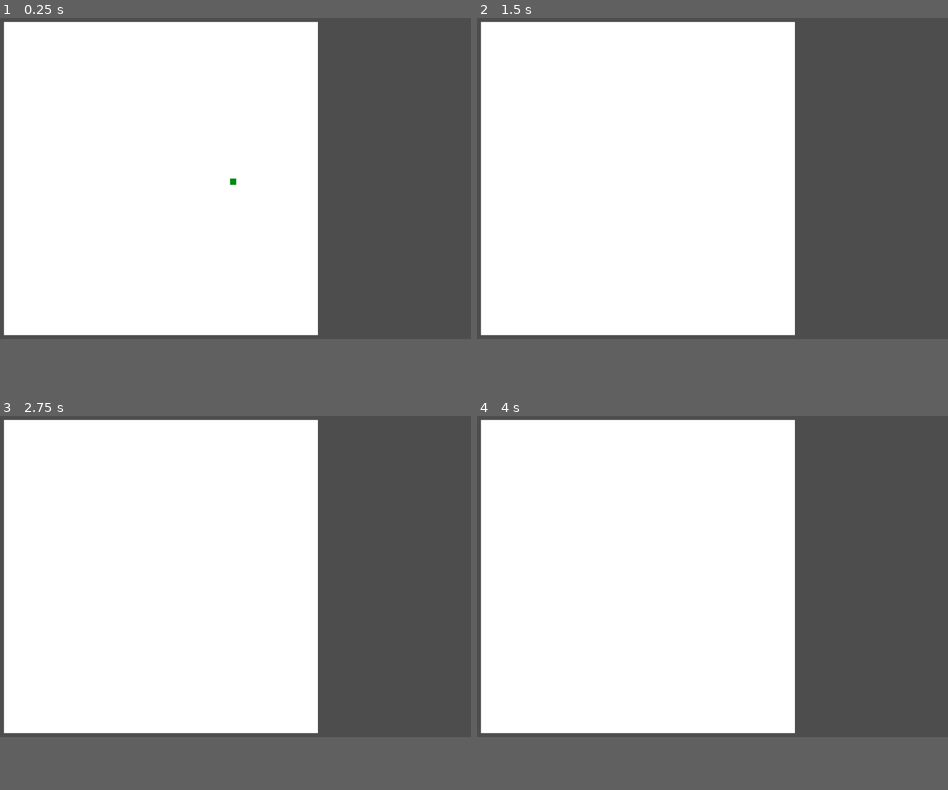
Above: before the commit, frames 1-4 (two rows, left to right).
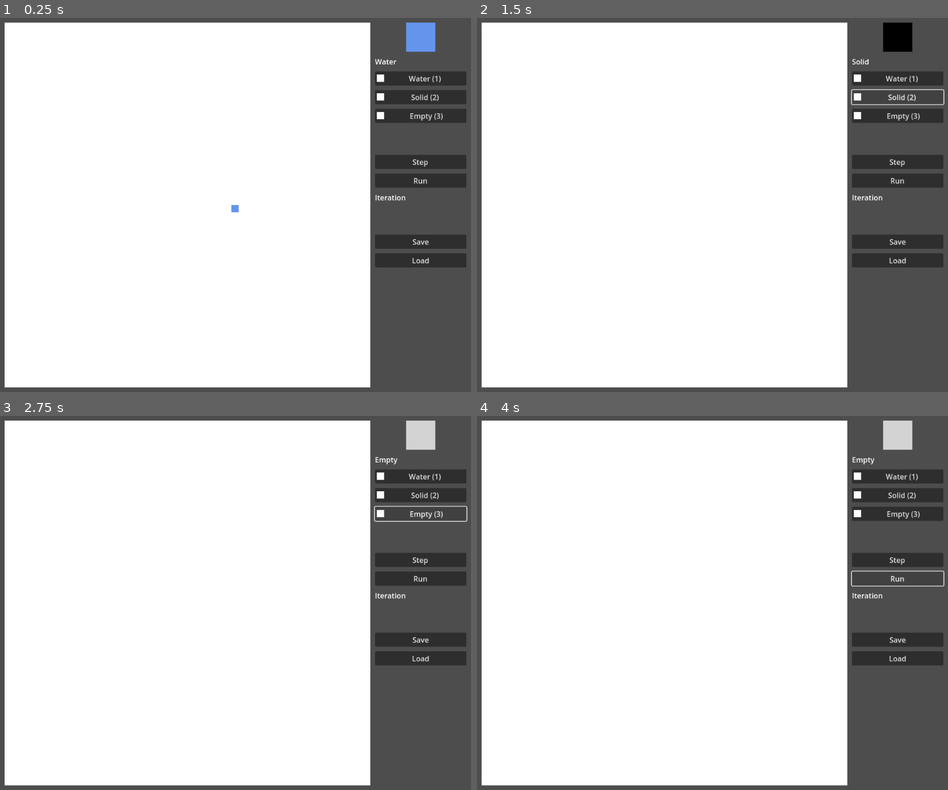
Above: after the commit, the same moments.

Repository: lycilph/GodotCreeper
Game: Godot game, scene res://FluidSimulation/fluid_simulation_node.tscn
The game is run twice, just before and just after one commit, with the same random seed, the same clock (stepped at 60 frames per second) and the same inputs.
Inputs (mouse positions are in pixels of both pictures, inside the frame that each line leads up to):
- Up to frame 1 (0.25 s): no input
- Up to frame 2 (1.5 s): click (896, 70) at 0.5 s, where only the run after the commit has a clickable "Water (1)"; click (896, 85) at 1.25 s, where only the run after the commit has a clickable "Solid (2)"
- Up to frame 3 (2.75 s): click (419, 498) at 2 s, where only the run after the commit has a clickable "Empty (3)"
- Up to frame 4 (4 s): click (896, 539) at 2.75 s, where only the run after the commit has a clickable "Step"; click (896, 554) at 3.5 s, where only the run after the commit has a clickable "Run"
The window is 800x546 before the commit and 800x636 after it. Grey fills any space a smaller window leaves; there, only what the larger window draws over its background counts as a difference.

The runs differ from the first frame. In frame 1, 20% of the frame differs, in the area x 0-100%, y 0-100%; in frame 2, 20%; in frame 3, 20%; in frame 4, 20%.

Commit message:
Adding frames

Diff:
--- a/TestProject/FluidSimulation/Grid.gd
+++ b/TestProject/FluidSimulation/Grid.gd
@@ -13,5 +13,5 @@
 		cells[i] = Cell.new()
 
 
-func set_cell(x : int, y : int):
-	cells[y*width+x].type = Cell.TYPE.SOLID
+func get_cell(x : int, y : int):
+	return cells[y*width+x]
--- /dev/null
+++ b/TestProject/FluidSimulation/Selection.gd
@@ -0,0 +1,57 @@
+class_name SelectionSprite2D extends Sprite2D
+
+enum {WATER, SOLID, EMPTY}
+
+@export var renderer : CellRenderer
+@export var block : ColorRect
+@export var label : Label
+
+var type = WATER
+
+
+func _ready():
+	type = WATER
+	update()
+
+
+func update():
+	match type:
+		WATER:
+			label.text = "Water"
+			modulate = renderer.WATER
+			block.color = renderer.WATER
+		SOLID:
+			label.text = "Solid"
+			modulate = renderer.SOLID
+			block.color = renderer.SOLID
+		EMPTY:
+			label.text = "Empty"
+			modulate = renderer.EMPTY
+			block.color = renderer.EMPTY
+
+
+func _unhandled_input(event):
+	if (event.is_action_pressed("select_block_1")):
+		type = WATER
+		update()
+	elif (event.is_action_pressed("select_block_2")):
+		type = SOLID
+		update()
+	elif (event.is_action_pressed("select_block_3")):
+		type = EMPTY
+		update()
+
+
+func _on_select_water_button_pressed():
+	type = WATER
+	update()
+
+
+func _on_select_solid_button_pressed():
+	type = SOLID
+	update()
+
+
+func _on_select_empty_button_pressed():
+	type = EMPTY
+	update()
--- a/TestProject/FluidSimulation/cell_renderer.gd
+++ b/TestProject/FluidSimulation/cell_renderer.gd
@@ -1,4 +1,8 @@
 class_name CellRenderer extends Node2D
+
+const WATER : Color = Color.CORNFLOWER_BLUE
+const SOLID : Color = Color.BLACK
+const EMPTY : Color = Color.LIGHT_GRAY
 
 @export var tile : Texture
 @export var arrows : Texture
@@ -19,16 +23,18 @@
 func _draw():
 	var x
 	var y
+	var pos
+	var cell
 	for i in grid.cells.size():
-		if (grid.cells[i].type == Cell.TYPE.SOLID):
-			x = i % grid.width
-			y = i / grid.width
-			draw_texture(tile, Vector2(x*tile_size, y*tile_size), Color.BLACK)
+		cell = grid.cells[i]
+		x = i % grid.width
+		y = i / grid.width
+		pos = Vector2(x*tile_size, y*tile_size)
+		if (cell.type == Cell.TYPE.SOLID):
+			draw_texture(tile, pos, SOLID)
+		elif (cell.fluid > 0.0):
+			draw_texture(tile, pos, WATER)
 
-#	draw_texture(tile, Vector2(0,0), Color.GREEN)
 #
-#	draw_texture(tile, Vector2(50,50), Color.CORNFLOWER_BLUE)
-#	draw_texture(tile, Vector2(50,66), Color.BLUE)
-#	draw_texture(tile, Vector2(50,82), Color.BLACK)
 #	draw_texture_rect_region(arrows, Rect2(50,50,16,16), Rect2(16,16,16,16))
 #	draw_texture(settled, Vector2(50,66))
--- a/TestProject/FluidSimulation/fluid_simulation_node.gd
+++ b/TestProject/FluidSimulation/fluid_simulation_node.gd
@@ -4,13 +4,14 @@
 @export var selection : Sprite2D
 
 var grid : Grid
-var boundary = Vector2(10,10)
+var boundary
 var tile
 
 
 func _ready():
 	grid = Grid.new(50,50)
 	renderer.grid = grid
+	boundary = renderer.position
 	tile = renderer.tile_size
 
 
@@ -25,7 +26,16 @@
 		selection.visible = false
 
 	if (Input.is_mouse_button_pressed(MOUSE_BUTTON_LEFT) and selection.visible):
-		grid.set_cell(x,y)
+		var cell = grid.get_cell(x,y)
+		match selection.type:
+			SelectionSprite2D.WATER:
+				cell.type = Cell.TYPE.BLANK
+				cell.fluid = 1.0
+			SelectionSprite2D.SOLID:
+				cell.type = Cell.TYPE.SOLID
+			SelectionSprite2D.EMPTY:
+				cell.type = Cell.TYPE.BLANK
+				cell.fluid = 0.0
 
 
 func _input(event):
--- a/TestProject/FluidSimulation/fluid_simulation_node.tscn
+++ b/TestProject/FluidSimulation/fluid_simulation_node.tscn
@@ -1,10 +1,11 @@
-[gd_scene load_steps=6 format=3 uid="uid://k81h8fq3t1tj"]
+[gd_scene load_steps=7 format=3 uid="uid://k81h8fq3t1tj"]
 
 [ext_resource type="Script" path="res://FluidSimulation/cell_renderer.gd" id="1_qw3td"]
 [ext_resource type="Script" path="res://FluidSimulation/fluid_simulation_node.gd" id="1_yf4e0"]
 [ext_resource type="Texture2D" uid="uid://baonrnhtse6lc" path="res://Assets/tile.png" id="3_jyi2p"]
 [ext_resource type="Texture2D" uid="uid://dq2c35qcpl105" path="res://Assets/arrows.png" id="4_y7dw1"]
 [ext_resource type="Texture2D" uid="uid://s8a2nrbf8ih1" path="res://Assets/settled.png" id="5_x3k3h"]
+[ext_resource type="Script" path="res://FluidSimulation/Selection.gd" id="6_sdk6k"]
 
 [node name="FluidSimulationNode" type="Node2D" node_paths=PackedStringArray("renderer", "selection")]
 script = ExtResource("1_yf4e0")
@@ -24,7 +25,85 @@
 arrows = ExtResource("4_y7dw1")
 settled = ExtResource("5_x3k3h")
 
-[node name="Selection" type="Sprite2D" parent="."]
-modulate = Color(0, 0.541176, 0.054902, 1)
+[node name="Selection" type="Sprite2D" parent="." node_paths=PackedStringArray("renderer", "block", "label")]
 texture = ExtResource("3_jyi2p")
 centered = false
+script = ExtResource("6_sdk6k")
+renderer = NodePath("../CellRenderer")
+block = NodePath("../SimulationUI/MarginContainer/VBoxContainer/SelectedBlock")
+label = NodePath("../SimulationUI/MarginContainer/VBoxContainer/SelectedBlockLabel")
+
+[node name="SimulationUI" type="CanvasLayer" parent="."]
+
+[node name="MarginContainer" type="MarginContainer" parent="SimulationUI"]
+anchors_preset = 1
+anchor_left = 1.0
+anchor_right = 1.0
+offset_left = -210.0
+offset_bottom = 411.0
+grow_horizontal = 0
+theme_override_constants/margin_top = 10
+theme_override_constants/margin_right = 10
+
+[node name="VBoxContainer" type="VBoxContainer" parent="SimulationUI/MarginContainer"]
+custom_minimum_size = Vector2(200, 0)
+layout_mode = 2
+theme_override_constants/separation = 10
+
+[node name="SelectedBlock" type="ColorRect" parent="SimulationUI/MarginContainer/VBoxContainer"]
+custom_minimum_size = Vector2(64, 64)
+layout_mode = 2
+size_flags_horizontal = 4
+color = Color(0, 1, 1, 1)
+
+[node name="SelectedBlockLabel" type="Label" parent="SimulationUI/MarginContainer/VBoxContainer"]
+layout_mode = 2
+text = "Water"
+
+[node name="SelectWaterButton" type="Button" parent="SimulationUI/MarginContainer/VBoxContainer"]
+layout_mode = 2
+text = "Water (1)"
+icon = ExtResource("3_jyi2p")
+
+[node name="SelectSolidButton" type="Button" parent="SimulationUI/MarginContainer/VBoxContainer"]
+layout_mode = 2
+text = "Solid (2)"
+icon = ExtResource("3_jyi2p")
+
+[node name="SelectEmptyButton" type="Button" parent="SimulationUI/MarginContainer/VBoxContainer"]
+layout_mode = 2
+theme_override_constants/h_separation = 10
+text = "Empty (3)"
+icon = ExtResource("3_jyi2p")
+
+[node name="Control" type="Control" parent="SimulationUI/MarginContainer/VBoxContainer"]
+custom_minimum_size = Vector2(0, 50)
+layout_mode = 2
+
+[node name="Button4" type="Button" parent="SimulationUI/MarginContainer/VBoxContainer"]
+layout_mode = 2
+text = "Step"
+
+[node name="Button5" type="Button" parent="SimulationUI/MarginContainer/VBoxContainer"]
+layout_mode = 2
+text = "Run"
+
+[node name="Label2" type="Label" parent="SimulationUI/MarginContainer/VBoxContainer"]
+layout_mode = 2
+text = "Iteration"
+
+[node name="Control2" type="Control" parent="SimulationUI/MarginContainer/VBoxContainer"]
+custom_minimum_size = Vector2(0, 50)
+layout_mode = 2
+
+[node name="Button6" type="Button" parent="SimulationUI/MarginContainer/VBoxContainer"]
+layout_mode = 2
+text = "Save"
+
+[node name="Button7" type="Button" parent="SimulationUI/MarginContainer/VBoxContainer"]
+layout_mode = 2
+text = "Load"
+
+[connection signal="pressed" from="SimulationUI/MarginContainer/VBoxContainer/SelectWaterButton" to="Selection" method="_on_select_water_button_pressed"]
+[connection signal="pressed" from="SimulationUI/MarginContainer/VBoxContainer/SelectSolidButton" to="Selection" method="_on_select_solid_button_pressed"]
+[connection signal="pressed" from="SimulationUI/MarginContainer/VBoxContainer/SelectEmptyButton" to="Selection" method="_on_select_empty_button_pressed"]
--- a/TestProject/project.godot
+++ b/TestProject/project.godot
@@ -21,8 +21,36 @@
 
 [display]
 
-window/size/viewport_width=1200
+window/size/viewport_width=1030
 window/size/viewport_height=820
+
+[input]
+
+select_block_1={
+"deadzone": 0.5,
+"events": [Object(InputEventKey,"resource_local_to_scene":false,"resource_name":"","device":-1,"window_id":0,"alt_pressed":false,"shift_pressed":false,"ctrl_pressed":false,"meta_pressed":false,"pressed":false,"keycode":0,"physical_keycode":49,"key_label":0,"unicode":49,"echo":false,"script":null)
+]
+}
+select_block_2={
+"deadzone": 0.5,
+"events": [Object(InputEventKey,"resource_local_to_scene":false,"resource_name":"","device":-1,"window_id":0,"alt_pressed":false,"shift_pressed":false,"ctrl_pressed":false,"meta_pressed":false,"pressed":false,"keycode":0,"physical_keycode":50,"key_label":0,"unicode":50,"echo":false,"script":null)
+]
+}
+select_block_3={
+"deadzone": 0.5,
+"events": [Object(InputEventKey,"resource_local_to_scene":false,"resource_name":"","device":-1,"window_id":0,"alt_pressed":false,"shift_pressed":false,"ctrl_pressed":false,"meta_pressed":false,"pressed":false,"keycode":0,"physical_keycode":51,"key_label":0,"unicode":51,"echo":false,"script":null)
+]
+}
+step_simulation={
+"deadzone": 0.5,
+"events": [Object(InputEventKey,"resource_local_to_scene":false,"resource_name":"","device":-1,"window_id":0,"alt_pressed":false,"shift_pressed":false,"ctrl_pressed":false,"meta_pressed":false,"pressed":false,"keycode":0,"physical_keycode":83,"key_label":0,"unicode":115,"echo":false,"script":null)
+]
+}
+run_simulation={
+"deadzone": 0.5,
+"events": [Object(InputEventKey,"resource_local_to_scene":false,"resource_name":"","device":-1,"window_id":0,"alt_pressed":false,"shift_pressed":false,"ctrl_pressed":false,"meta_pressed":false,"pressed":false,"keycode":0,"physical_keycode":82,"key_label":0,"unicode":114,"echo":false,"script":null)
+]
+}
 
 [rendering]
 
Binary file added: TestProject/Assets/frame.png
Not shown, added: TestProject/Assets/frame.png.import
